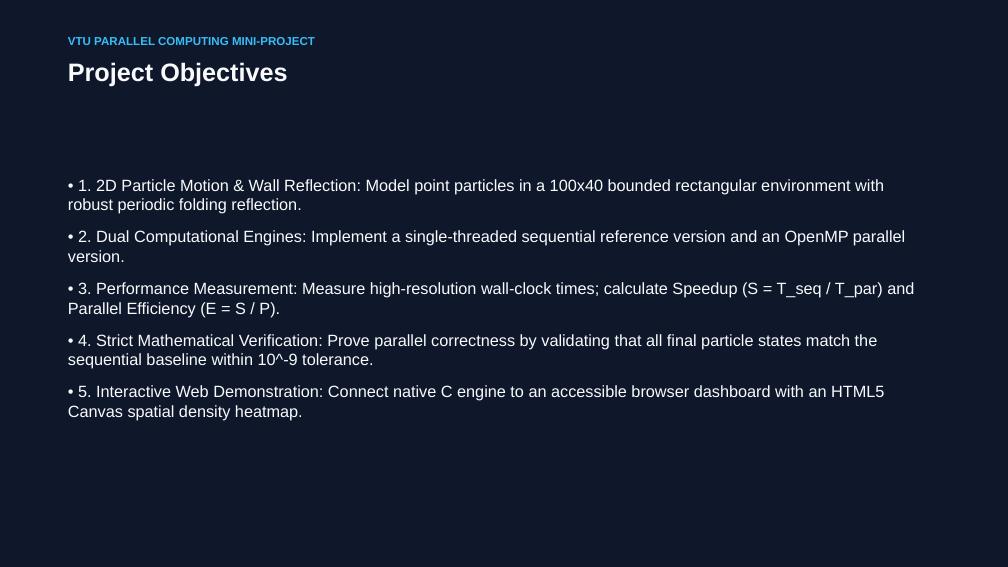
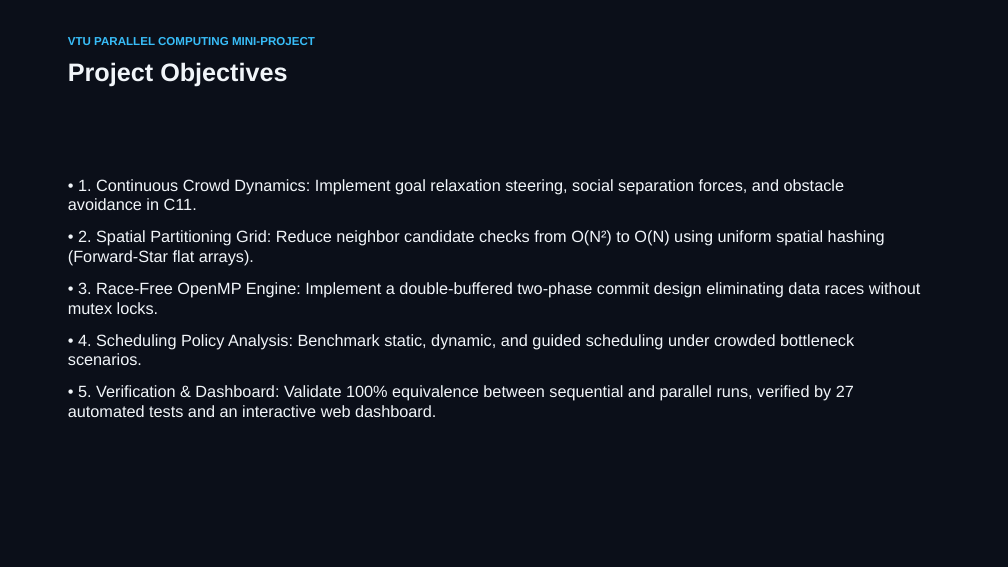
Before and after one commit to rishikeshgowdakk/PC, a slide deck: slide 3 of CrowdSim/presentation/CrowdSim_Project_Presentation.pptx. Drawn at 1008x567 pixels with LibreOffice and Linux fonts; fonts in the diff are those of the drawing. Boxes give left, top, right and bottom in pixels: in the first picture for what was removed or moved away, otherwise in the second. Text is boxed around its words. In the diff, an @@ line names an element or a change of style, - is before the commit and + after.

Commit message:
Implement obstacle avoidance and spatial grid mechanics in CrowdSim
- Added obstacle handling with circular and AABB (axis-aligned bounding box) types.
- Implemented obstacle initialization based on different scenarios (pillars and bottlenecks).
- Developed functions for computing repulsive forces from obstacles and resolving agent penetration.
- Introduced a spatial grid for efficient neighbor querying, reducing computational complexity.
- Created tests for agent initialization, goal steering, obstacle mechanics, spatial grid vs brute force, and sequential vs parallel simulation equivalence.
- Ensured that the simulation maintains physical invariants and validates results across different configurations.

```diff
--- a/CrowdSim/presentation/CrowdSim_Project_Presentation.pptx
+++ b/CrowdSim/presentation/CrowdSim_Project_Presentation.pptx
@@ background #0F172A to #0B0F19 @@
@@ text "Project Objectives" at (68,62,287,87): text colour #F8FAFC to #F1F5F9 @@
@@ text at (68,179,920,417): text changed; text colour #F8FAFC to #F1F5F9 @@
-• 1. 2D Particle Motion & Wall Reflection: Model point particles in a 100x40 bounded rectangular environment with robust periodic folding reflection.
-• 2. Dual Computational Engines: Implement a single-threaded sequential reference version and an OpenMP parallel version.
-• 3. Performance Measurement: Measure high-resolution wall-clock times; calculate Speedup (S = T_seq / T_par) and Parallel Efficiency (E = S / P).
-• 4. Strict Mathematical Verification: Prove parallel correctness by validating that all final particle states match the sequential baseline within 10^-9 tolerance.
-• 5. Interactive Web Demonstration: Connect native C engine to an accessible browser dashboard with an HTML5 Canvas spatial density heatmap.
+• 1. Continuous Crowd Dynamics: Implement goal relaxation steering, social separation forces, and obstacle avoidance in C11.
+• 2. Spatial Partitioning Grid: Reduce neighbor candidate checks from O(N²) to O(N) using uniform spatial hashing (Forward-Star flat arrays).
+• 3. Race-Free OpenMP Engine: Implement a double-buffered two-phase commit design eliminating data races without mutex locks.
+• 4. Scheduling Policy Analysis: Benchmark static, dynamic, and guided scheduling under crowded bottleneck scenarios.
+• 5. Verification & Dashboard: Validate 100% equivalence between sequential and parallel runs, verified by 27 automated tests and an interactive web dashboard.
```
Also in this commit, not shown: 10 other slides changed, 4 slides added, 4 slides removed, 37 other files.
